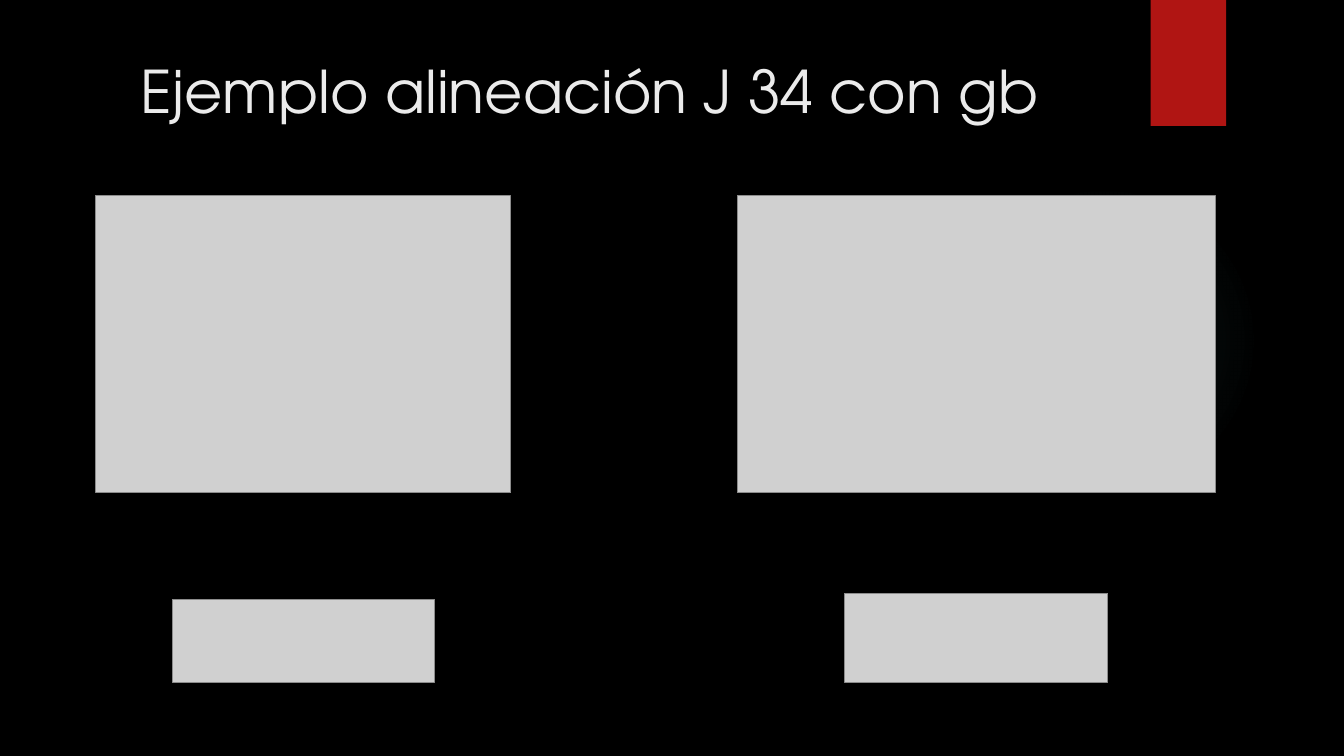
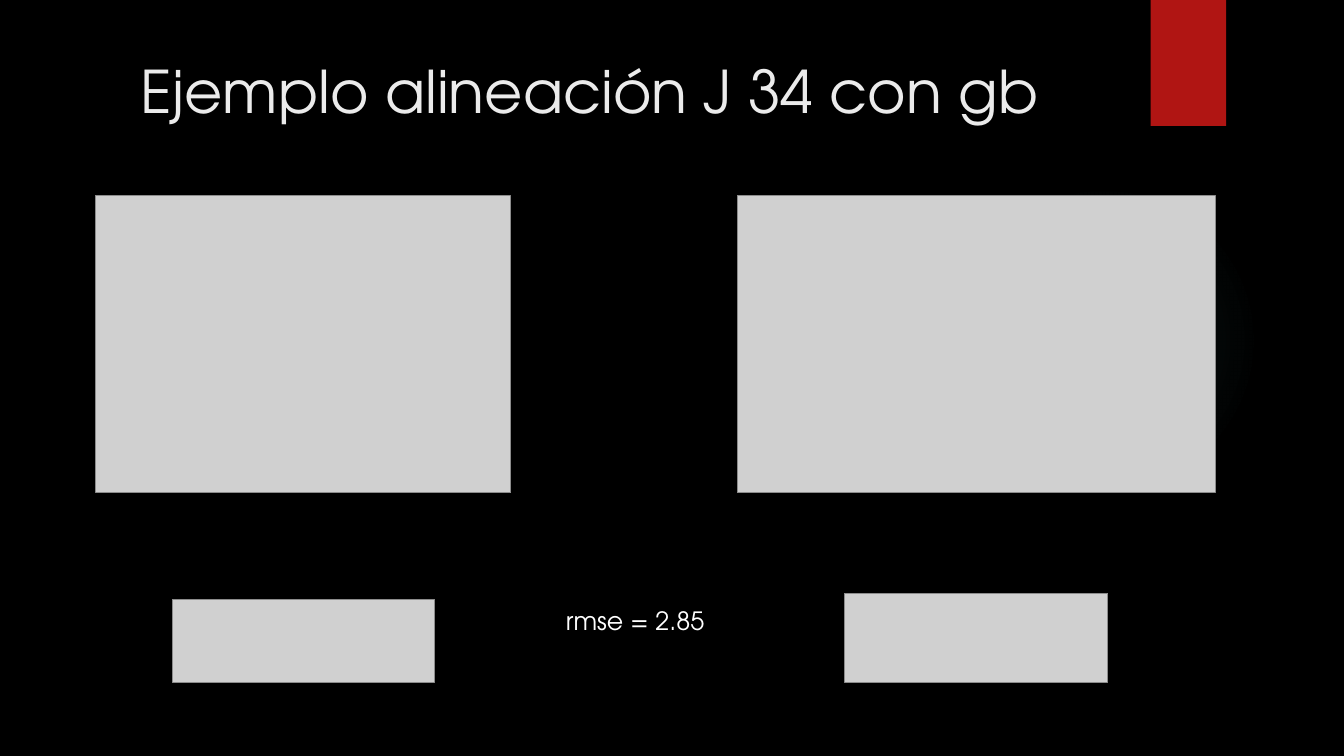
Before and after one commit to Gobuub/Proyecto-Final-Bootcamp, a slide deck: slide 15 of ML_Project.pptx. Drawn at 1344x756 pixels with LibreOffice and Linux fonts; fonts in the diff are those of the drawing; grey boxes stand for pictures; background and template pictures are left out. Boxes give left, top, right and bottom in pixels: in the first picture for what was removed or moved away, otherwise in the second. Text is boxed around its words. In the diff, an @@ line names an element or a change of style, - is before the commit and + after.

Commit message:
ppt fixed

```diff
--- a/ML_Project.pptx
+++ b/ML_Project.pptx
@@ text added at (566,611,704,631), 18 pt, text #FFFFFF @@
+rmse = 2.85
```
Also in this commit, not shown: 1 other slide changed, 1 other file.
